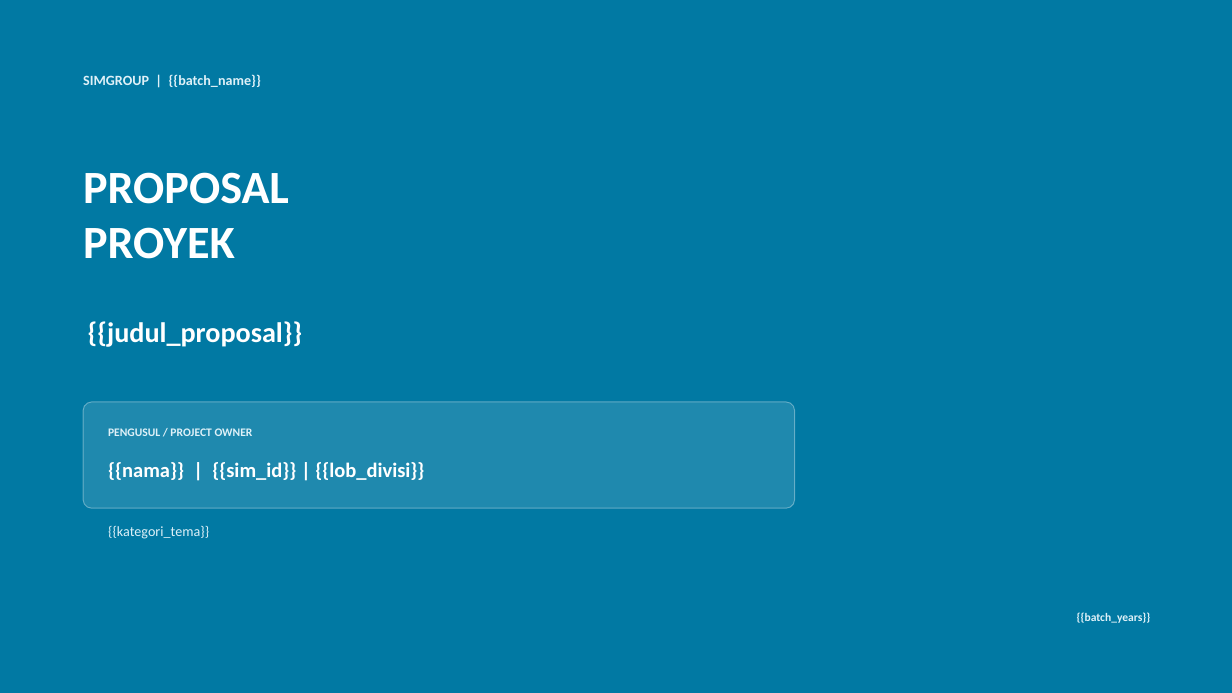
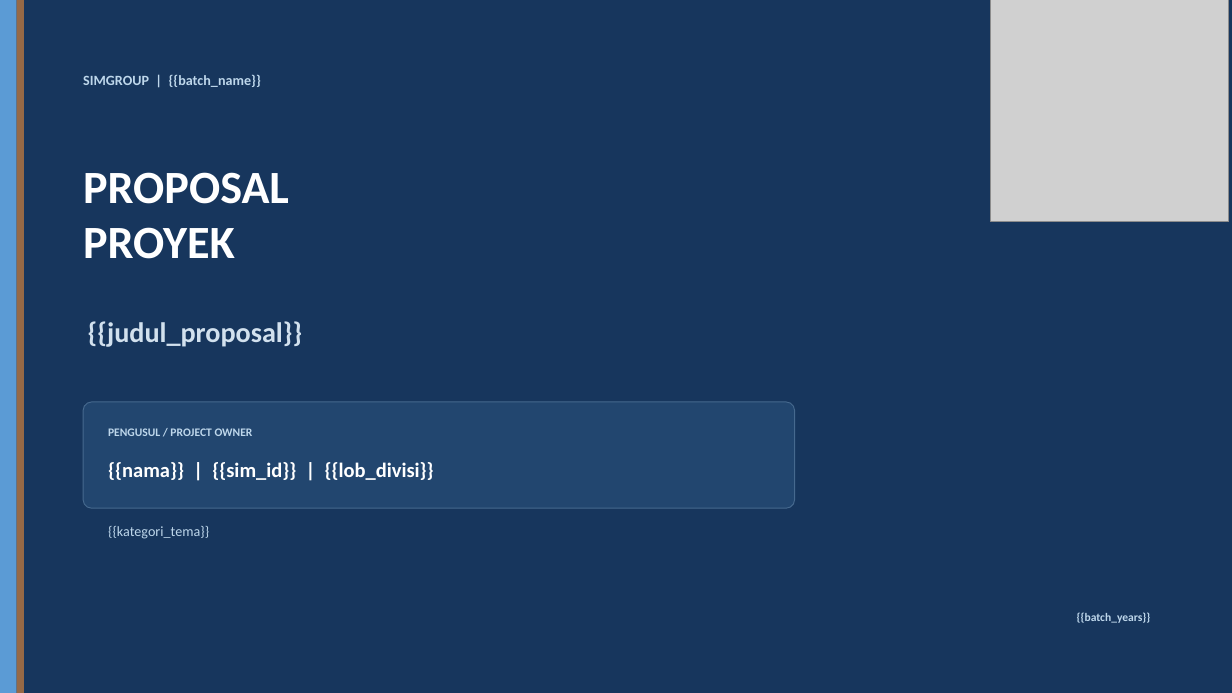
Before and after one commit to muhammad-febriansyah/portal-qcc, a slide deck: slide 1 of resources/templates/proposal-presentation.pptx. Drawn at 1232x693 pixels with LibreOffice and Linux fonts; fonts in the diff are those of the drawing; grey boxes stand for pictures. Boxes give left, top, right and bottom in pixels: in the first picture for what was removed or moved away, otherwise in the second. Text is boxed around its words. In the diff, an @@ line names an element or a change of style, - is before the commit and + after.

Commit message:
feat: build the proposal deck on the QCC Batch 4 template
The deck now follows the designer's "Template Output PPT Proposal QCC
Batch 4": navy cover with its accent stripes, the QCC SIMGROUP logo on
every slide, navy headings, a light-blue gantt header with navy bars and
the "Kita Bisa! Pasti Bisa! Bisa Bisa Yes!" closing slide. The batch name
and years are filled in rather than fixed to Batch 4.

Cards are plain white without border or shadow, and text uses Calibri
because Aptos is missing on many office PCs. Sections still flow over two
columns and on to the next slide, and the schedule continues on the next
slide when needed, so no text is cut.

```diff
--- a/resources/templates/proposal-presentation.pptx
+++ b/resources/templates/proposal-presentation.pptx
@@ rectangle at bbox=[0, 0, 1232, 693]: fill #0179A3 to #17365D @@
@@ rectangle added at bbox=[0, 0, 17, 693], fill #5B9BD5 @@
@@ rectangle added at bbox=[17, 0, 24, 693], fill #966946 @@
@@ picture added at bbox=[991, 0, 1229, 222] @@
@@ text "{{judul_proposal}}" at bbox=[88, 321, 303, 347]: text colour #FFFFFF to #D2E1EE @@
@@ rounded rectangle at bbox=[83, 402, 795, 508]: fill #FFFFFF at 12% opacity to #22466F; outline #FFFFFF 0.75 pt to #46698E 0.75 pt @@
@@ text "{{nama}} | {{sim_id}} | {{lob_divisi}}" rewrapped from bbox=[108, 462, 424, 480] to bbox=[108, 462, 434, 480] @@
@@ text colour #DFF1F8 to #BED7EB in 4 elements at bbox=[83, 74, 261, 87], bbox=[108, 428, 253, 436], bbox=[108, 526, 209, 539], bbox=[1077, 612, 1151, 623] @@
```
Also in this commit, not shown: 3 other slides changed, 2 other files.
